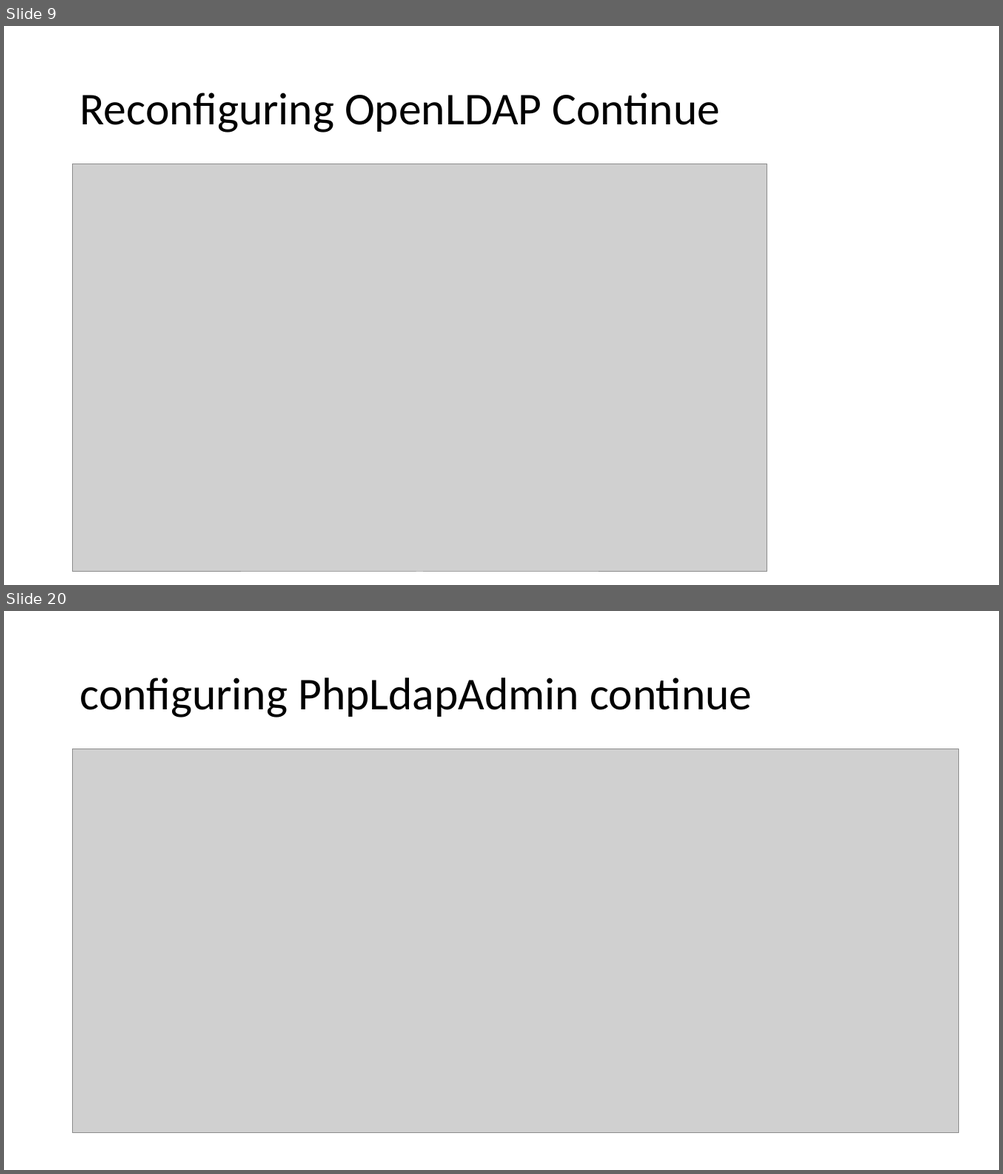
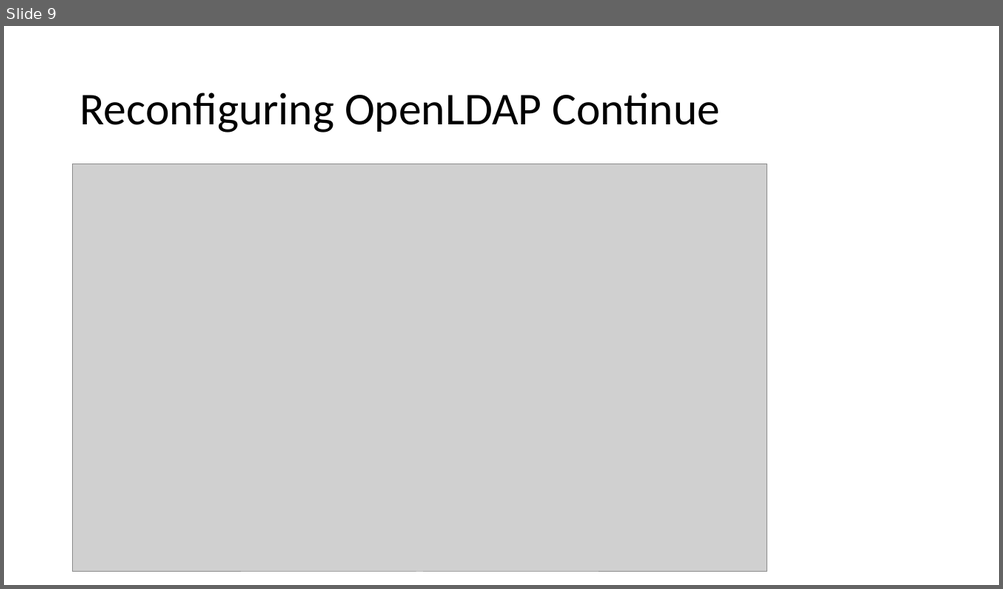
Before and after one commit to afnog/sse, a slide deck: ldap/Openldap exercise.pptx. Shown one above the other, each under a label of ours: slides 9 and 20 before the commit, slide 9 after it; the slides between them are not shown. The pictures are 1003x1174 and 1003x589 pixels, drawn with LibreOffice and Linux fonts; fonts in the diff are those of the drawing; grey boxes stand for pictures. Boxes give left, top, right and bottom in pixels: in the first picture for what was removed or moved away, otherwise in the second. Text is boxed around its words. In the diff, an @@ line names an element or a change of style, - is before the commit and + after.

```diff
--- a/ldap/Openldap exercise.pptx
+++ b/ldap/Openldap exercise.pptx
@@ slide 20 removed at [4, 611, 999, 1170], background #FFFFFF @@
@@ title removed at [79, 678, 751, 718] @@
-configuring PhpLdapAdmin continue
@@ picture removed at [73, 749, 959, 1133] @@
```
Also in this commit, not shown: 4 slides changed, 7 slides added, 23 other slides removed.
